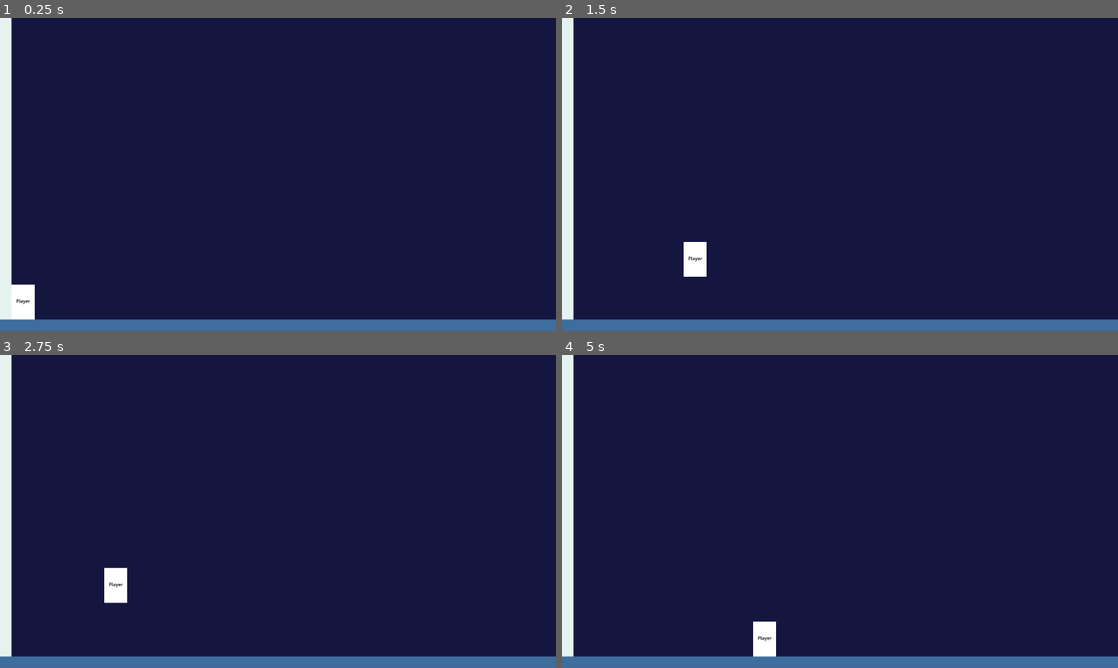
Above: before the commit, frames 1-4 (two rows, left to right).
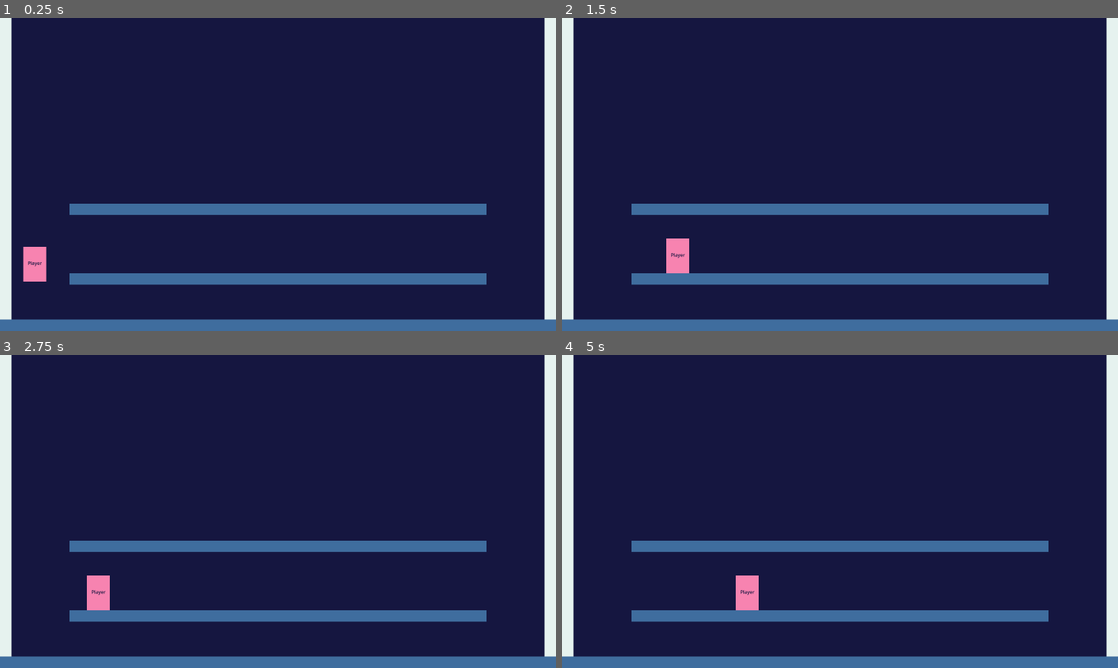
Above: after the commit, the same moments.

Repository: UnChiller/Github-Game-Off-2024
Game: Godot game, scene res://Scenes/world.tscn
The game is run twice, just before and just after one commit, with the same random seed, the same clock (stepped at 60 frames per second) and the same inputs.
Inputs:
- Up to frame 1 (0.25 s): no input
- Up to frame 2 (1.5 s): hold Right (move_right) from 0.53 s (still down); tap C (jump) at 0.6, 0.77, 1.07, 1.35 s
- Up to frame 3 (2.75 s): tap C (jump) at 1.52, 1.82, 2.1 s; release Right (move_right) at 2.03 s; hold Left (move_left) from 2.03 s (still down)
- Up to frame 4 (5 s): release Left (move_left) at 2.78 s; hold Right (move_right) 2.78-4.28 s; tap C (jump) at 2.85, 3.02, 3.32, 3.6, 3.77, 4.07, 4.35, 4.52, 4.82 s; hold Left (move_left) from 4.28 s (still down)

The runs differ from the first frame. In frame 1, 8.5% of the frame differs, in the area x 2-100%, y 0-97%; in frame 2, 8.3%; in frame 3, 8.4%; in frame 4, 8.5%.

Commit message:
platformer work

Diff:
--- a/Scenes/player.tscn
+++ b/Scenes/player.tscn
@@ -7,6 +7,29 @@
 
 [sub_resource type="QuadMesh" id="QuadMesh_col54"]
 
+[sub_resource type="SpriteFrames" id="SpriteFrames_4h08t"]
+animations = [{
+"frames": [],
+"loop": true,
+"name": &"grab",
+"speed": 5.0
+}, {
+"frames": [],
+"loop": true,
+"name": &"idle",
+"speed": 5.0
+}, {
+"frames": [],
+"loop": true,
+"name": &"jump",
+"speed": 5.0
+}, {
+"frames": [],
+"loop": true,
+"name": &"walk",
+"speed": 5.0
+}]
+
 [node name="Player" type="CharacterBody2D"]
 script = ExtResource("1_a6yun")
 
@@ -14,19 +37,14 @@
 position = Vector2(0, -60)
 shape = SubResource("RectangleShape2D_ay2ad")
 
-[node name="Camera2D" type="Camera2D" parent="."]
-position = Vector2(0, -52)
-limit_left = 0
-limit_top = 0
-limit_bottom = 540
-
 [node name="MeshInstance2D" type="MeshInstance2D" parent="."]
+modulate = Color(0.968627, 0.513726, 0.690196, 1)
 position = Vector2(0, -60)
 scale = Vector2(80, 120)
 mesh = SubResource("QuadMesh_col54")
 
 [node name="RichTextLabel" type="RichTextLabel" parent="."]
-modulate = Color(0, 0, 0, 1)
+modulate = Color(0.0823529, 0.0862745, 0.25098, 1)
 offset_left = -24.0
 offset_top = -75.0
 offset_right = 26.0
@@ -35,3 +53,7 @@
 text = "Player"
 fit_content = true
 scroll_active = false
+
+[node name="AnimatedSprite2D" type="AnimatedSprite2D" parent="."]
+sprite_frames = SubResource("SpriteFrames_4h08t")
+animation = &"grab"
--- a/Scenes/world.tscn
+++ b/Scenes/world.tscn
@@ -1,29 +1,6 @@
-[gd_scene load_steps=6 format=3 uid="uid://uhy2x6mkeac"]
+[gd_scene load_steps=7 format=3 uid="uid://uhy2x6mkeac"]
 
 [ext_resource type="PackedScene" uid="uid://dypaa1cr0c5co" path="res://Scenes/player.tscn" id="1_p4fo7"]
-
-[sub_resource type="SpriteFrames" id="SpriteFrames_1ugdm"]
-animations = [{
-"frames": [],
-"loop": true,
-"name": &"grab",
-"speed": 5.0
-}, {
-"frames": [],
-"loop": true,
-"name": &"idle",
-"speed": 5.0
-}, {
-"frames": [],
-"loop": true,
-"name": &"jump",
-"speed": 5.0
-}, {
-"frames": [],
-"loop": true,
-"name": &"walk",
-"speed": 5.0
-}]
 
 [sub_resource type="QuadMesh" id="QuadMesh_6nx4q"]
 
@@ -33,14 +10,22 @@
 [sub_resource type="RectangleShape2D" id="RectangleShape2D_b115b"]
 size = Vector2(960, 20)
 
-[node name="World" type="Node2D"]
+[sub_resource type="QuadMesh" id="QuadMesh_nxo1o"]
+
+[sub_resource type="RectangleShape2D" id="RectangleShape2D_y0hta"]
+size = Vector2(719.875, 19.75)
+
+[node name="Debug Room" type="Node2D"]
 
 [node name="Player" parent="." instance=ExtResource("1_p4fo7")]
-position = Vector2(80, 1040)
+position = Vector2(120, 880)
 
-[node name="AnimatedSprite2D" type="AnimatedSprite2D" parent="Player"]
-sprite_frames = SubResource("SpriteFrames_1ugdm")
-animation = &"grab"
+[node name="Camera2D2" type="Camera2D" parent="Player"]
+position = Vector2(0, -52)
+limit_left = 0
+limit_top = 0
+limit_right = 1920
+limit_bottom = 540
 
 [node name="Wall" type="StaticBody2D" parent="."]
 
@@ -52,6 +37,19 @@
 
 [node name="CollisionShape2D" type="CollisionShape2D" parent="Wall"]
 position = Vector2(20, 520)
+scale = Vector2(2, 2)
+shape = SubResource("RectangleShape2D_ho2su")
+
+[node name="Wall2" type="StaticBody2D" parent="."]
+
+[node name="MeshInstance2D" type="MeshInstance2D" parent="Wall2"]
+modulate = Color(0.901961, 0.94902, 0.937255, 1)
+position = Vector2(1900, 520)
+scale = Vector2(40, 1040)
+mesh = SubResource("QuadMesh_6nx4q")
+
+[node name="CollisionShape2D" type="CollisionShape2D" parent="Wall2"]
+position = Vector2(1900, 520)
 scale = Vector2(2, 2)
 shape = SubResource("RectangleShape2D_ho2su")
 
@@ -67,3 +65,29 @@
 position = Vector2(960, 1060)
 scale = Vector2(2, 2)
 shape = SubResource("RectangleShape2D_b115b")
+
+[node name="Platform" type="StaticBody2D" parent="."]
+
+[node name="MeshInstance2D" type="MeshInstance2D" parent="Platform"]
+modulate = Color(0.247059, 0.427451, 0.619608, 1)
+position = Vector2(960, 900)
+scale = Vector2(1440, 40)
+mesh = SubResource("QuadMesh_nxo1o")
+
+[node name="FloorCollisionShape2D" type="CollisionShape2D" parent="Platform"]
+position = Vector2(960, 900)
+scale = Vector2(2, 2)
+shape = SubResource("RectangleShape2D_y0hta")
+
+[node name="Platform2" type="StaticBody2D" parent="."]
+
+[node name="MeshInstance2D" type="MeshInstance2D" parent="Platform2"]
+modulate = Color(0.247059, 0.427451, 0.619608, 1)
+position = Vector2(960, 660)
+scale = Vector2(1440, 40)
+mesh = SubResource("QuadMesh_nxo1o")
+
+[node name="FloorCollisionShape2D" type="CollisionShape2D" parent="Platform2"]
+position = Vector2(960, 660)
+scale = Vector2(2, 2)
+shape = SubResource("RectangleShape2D_y0hta")
--- a/Scripts/player.gd
+++ b/Scripts/player.gd
@@ -4,9 +4,12 @@
 const SPEED = 400.0
 const JUMP_VELOCITY = -600.0
 
-var anim_state = "idle"
-var is_jumping = false
+var anim_state  = "idle"
+var is_jumping  = false
+var jump_grace  = 0
+var coyote_time = 0
 
+# Please place all player children in the player scene (except cam)
 @onready var anim_sprite = $AnimatedSprite2D
 
 # =======================
@@ -16,6 +19,10 @@
 func _physics_process(delta):
 	jump_check(delta)
 	move_check()
+
+	#var last_collision = get_last_slide_collision()
+	#if last_collision != null:
+	#	print(last_collision.get_normal())
 
 	anim_state_check()
 
@@ -31,12 +38,21 @@
 		anim_state = "idle"
 		is_jumping = false
 
+	# Allow buffering jump
+	if Input.is_action_just_pressed("jump"):
+		jump_grace = 6 # 6t/60tps = 100ms
+	elif jump_grace > 0:
+		jump_grace -= 1
+
 	# Add the gravity.
 	if not is_on_floor():
+		coyote_time -= 1
 		velocity += get_gravity() * delta
-
+	else:
+		coyote_time = 6
 	# Handle jump.
-	if Input.is_action_just_pressed("jump") and is_on_floor():
+	if coyote_time > 0 and jump_grace > 0:
+		coyote_time = 0
 		velocity.y = JUMP_VELOCITY
 		anim_state = "jump"
 		is_jumping = true
@@ -54,9 +70,6 @@
 		if (anim_state != "jump"): anim_state = "idle"
 
 	move_and_slide()
-	# var last_collision = get_last_slide_collision()
-	# if last_collision != null:
-	# 	print(last_collision.get_normal())
 
 
 func anim_state_check():
--- a/project.godot
+++ b/project.godot
@@ -45,11 +45,23 @@
 ]
 }
 move_right={
-"deadzone": 0.5,
+"deadzone": 0.1,
 "events": [Object(InputEventKey,"resource_local_to_scene":false,"resource_name":"","device":0,"window_id":0,"alt_presse …(194 unchanged characters)…
 , Object(InputEventJoypadButton,"resource_local_to_scene":false,"resource_name":"","device":-1,"button_index":14,"pressure":0.0,"pressed":false,"script":null)
 , Object(InputEventJoypadMotion,"resource_local_to_scene":false,"resource_name":"","device":-1,"axis":0,"axis_value":1.0,"script":null)
 , null]
+}
+grab_left={
+"deadzone": 0.01,
+"events": [Object(InputEventKey,"resource_local_to_scene":false,"resource_name":"","device":-1,"window_id":0,"alt_pressed":false,"shift_pressed":false,"ctrl_pressed":false,"meta_pressed":false,"pressed":false,"keycode":0,"physical_keycode":90,"key_label":0,"unicode":122,"location":0,"echo":false,"script":null)
+, Object(InputEventJoypadMotion,"resource_local_to_scene":false,"resource_name":"","device":-1,"axis":4,"axis_value":1.0,"script":null)
+]
+}
+grab_right={
+"deadzone": 0.01,
+"events": [Object(InputEventKey,"resource_local_to_scene":false,"resource_name":"","device":-1,"window_id":0,"alt_pressed":false,"shift_pressed":false,"ctrl_pressed":false,"meta_pressed":false,"pressed":false,"keycode":0,"physical_keycode":90,"key_label":0,"unicode":122,"location":0,"echo":false,"script":null)
+, Object(InputEventJoypadMotion,"resource_local_to_scene":false,"resource_name":"","device":-1,"axis":5,"axis_value":1.0,"script":null)
+]
 }
 
 [physics]
Not shown: 1 places in Scenes/player.tscn that only renumber resources
